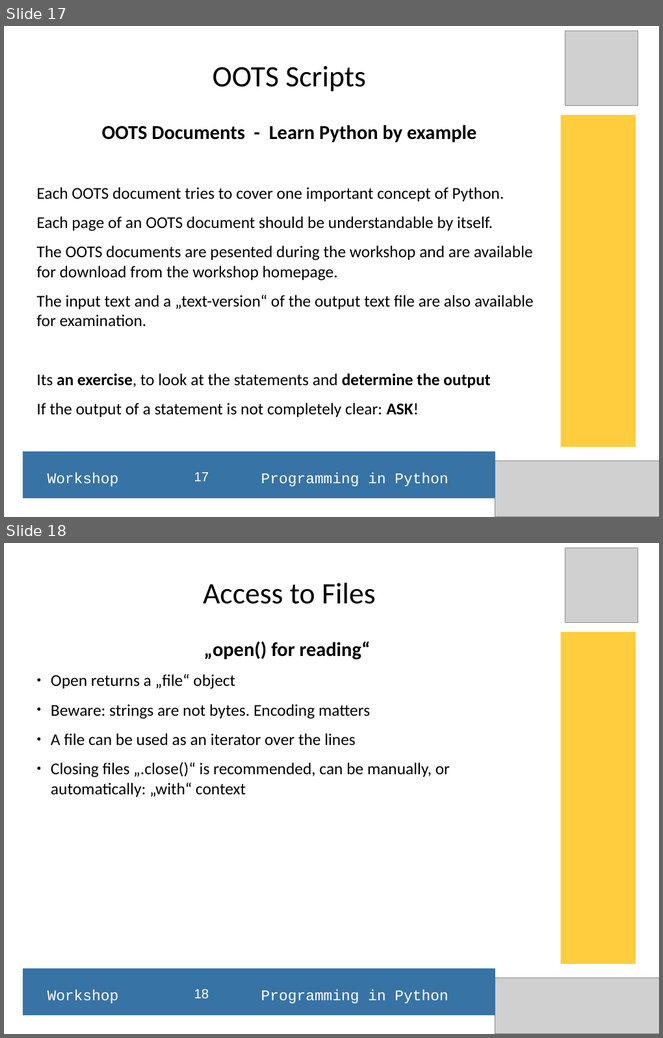
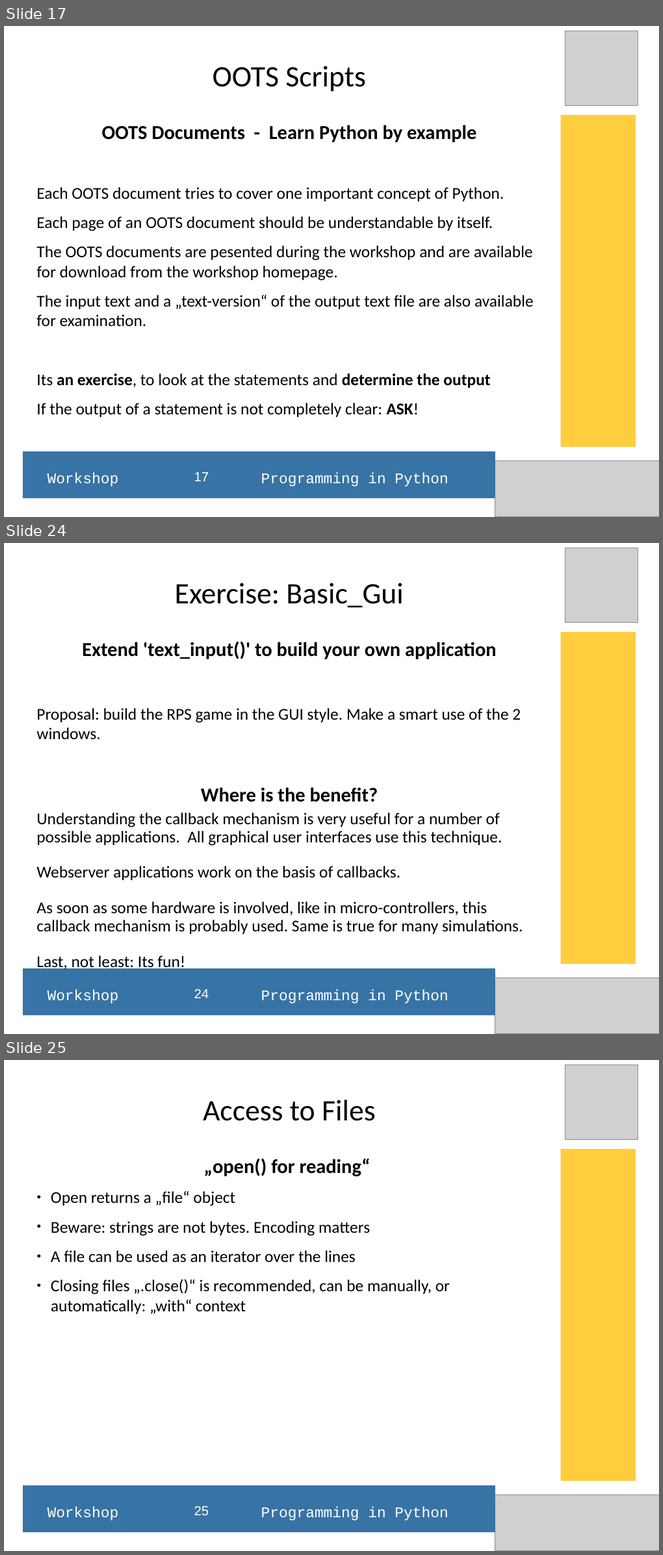
Before and after one commit to hans-boden/pyws-fablab-lisbon, a slide deck: resources/python_ws_2016Q1.odp. Shown one above the other, each under a label of ours: slides 17 and 18 before the commit, slides 17, 24 and 25 after it; the slides between them are not shown. The pictures are 663x1038 and 663x1555 pixels, drawn with LibreOffice and Linux fonts; fonts in the diff are those of the drawing; grey boxes stand for pictures. Boxes give left, top, right and bottom in pixels: in the first picture for what was removed or moved away, otherwise in the second. Text is boxed around its words. In the diff, an @@ line names an element or a change of style, - is before the commit and + after.

Commit message:
extended Python Workshop presentation

```diff
--- a/resources/python_ws_2016Q1.odp
+++ b/resources/python_ws_2016Q1.odp
@@ slide 24 added at (4,543,659,1034), background #FFFFFF @@
@@ picture added at (566,548,638,623) @@
@@ title added at (175,583,403,607), 36 pt, text #000000 @@
+Exercise: Basic_Gui
@@ rectangle added at (561,632,636,965), fill #FFCD3D @@
@@ subtitle added at (36,641,523,934), 20 pt, text #000000 @@
+Extend 'text_input()' to build your own application
+Proposal: build the RPS game in the GUI style. Make a smart use of the 2 windows.
+Where is the benefit?
+Understanding the callback mechanism is very useful for a number of possible applications. All graphical user interfaces use this technique.
+Webserver applications work on the basis of callbacks.
+As soon as some hardware is involved, like in micro-controllers, this callback mechanism is probably used. Same is true for many simulations.
+Last, not least: Its fun!
@@ rectangle added at (22,969,495,1016), fill #3773A5 @@
@@ text added at (48,990,448,1004), 18 pt, text #FFFFFF @@
+Workshop Programming in Python
@@ page number added at (194,990,209,999), 16 pt, text #FFFFFF @@
+24
@@ picture added at (495,979,659,1034) @@
@@ what was slide 18 is now slide 25 @@
@@ page number at (194,1507,209,1516): text changed @@
-18
+25
```
Also in this commit, not shown: 6 other slides added, 3 other files.
